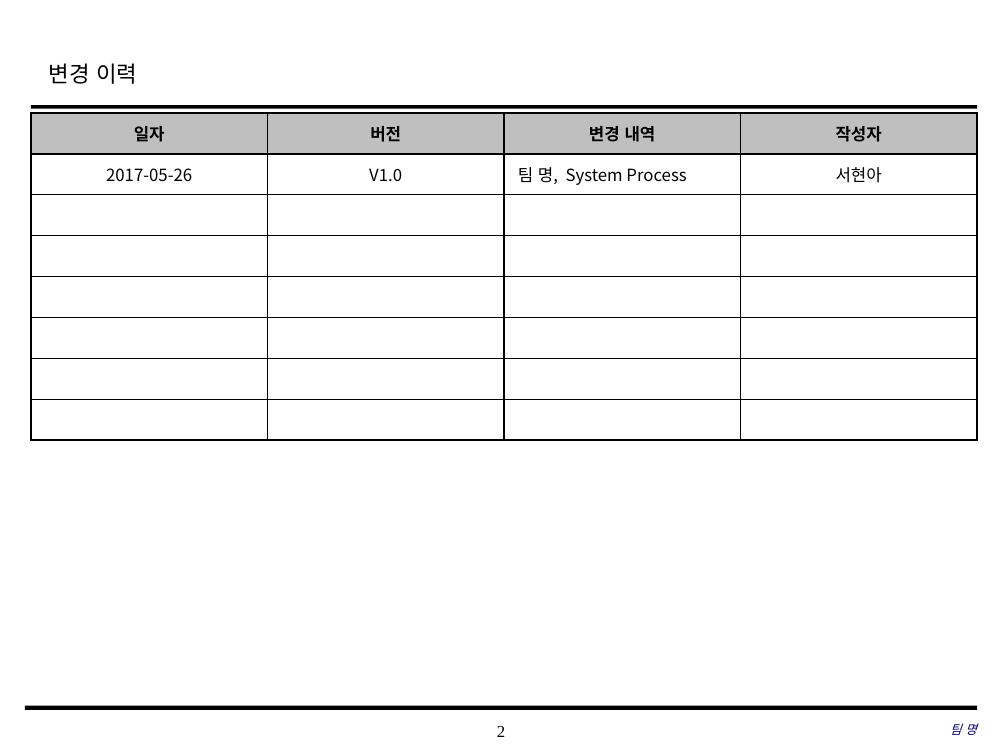
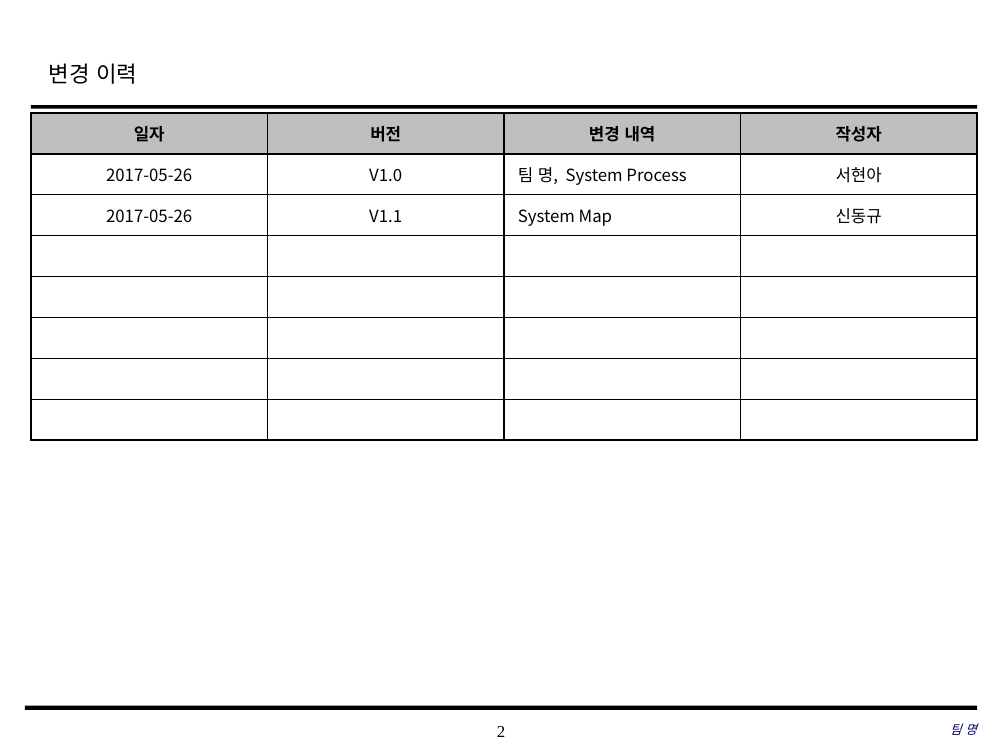
Before and after one commit to SE-admin/SE2017_1_bigbang, a slide deck: slide 2 of doc/3_ 설계서/UI Design Template.pptx. Drawn at 1008x756 pixels with LibreOffice and Linux fonts; fonts in the diff are those of the drawing; background and template pictures are left out. Boxes give left, top, right and bottom in pixels: in the first picture for what was removed or moved away, otherwise in the second. Text is boxed around its words. In the diff, an @@ line names an element or a change of style, - is before the commit and + after.

Commit message:
UI Design Template.pptx 변경
System Map 변경

```diff
--- a/doc/3_ 설계서/UI Design Template.pptx
+++ b/doc/3_ 설계서/UI Design Template.pptx
@@ table at (31,113,979,439) @@
+row 3: 2017-05-26 | V1.1 | System Map | 신동규
-row 8:  |  |  | 
```
Also in this commit, not shown: 1 other slide changed.
